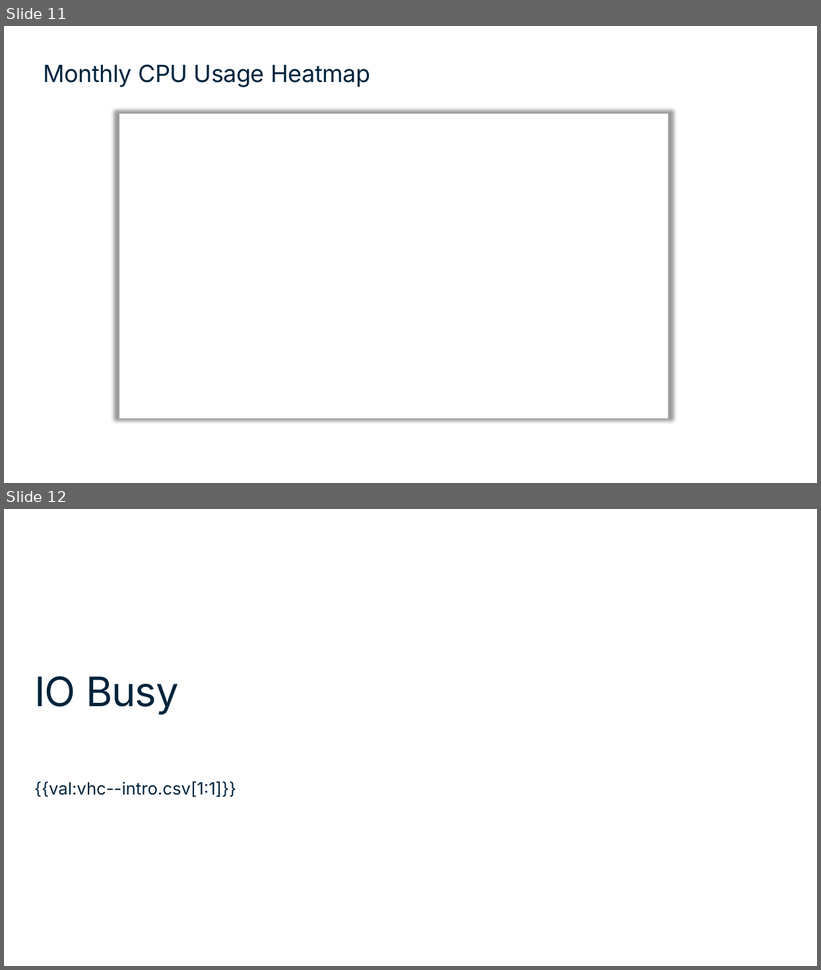
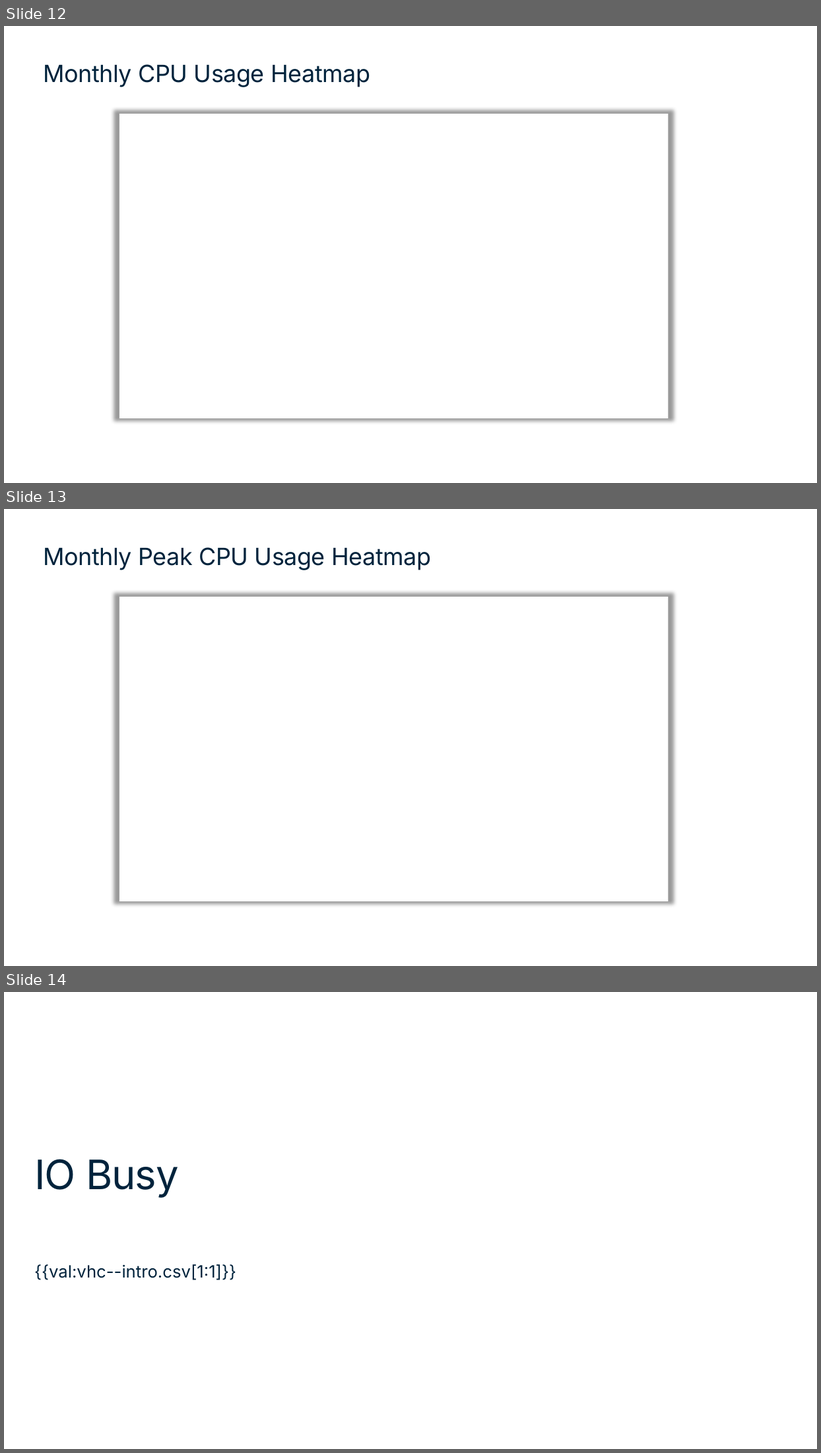
Before and after one commit to tdcoa/systasks, a slide deck: Solutions/ppt/Vantage Health Check Trends v1.0.pptx. Shown one above the other, each under a label of ours: slides 11 and 12 before the commit, slides 12, 13 and 14 after it. The pictures are 821x970 and 821x1453 pixels, drawn with LibreOffice and Linux fonts; fonts in the diff are those of the drawing; background and template pictures are left out. Boxes give left, top, right and bottom in pixels: in the first picture for what was removed or moved away, otherwise in the second. Text is boxed around its words. In the diff, an @@ line names an element or a change of style, - is before the commit and + after.

```diff
--- a/Solutions/ppt/Vantage Health Check Trends v1.0.pptx
+++ b/Solutions/ppt/Vantage Health Check Trends v1.0.pptx
@@ slide 13 added at [4,509,817,966], background #FFFFFF @@
@@ title added at [43,547,431,570], 28 pt, text #00233C @@
+Monthly Peak CPU Usage Heatmap
@@ rectangle added at [120,597,668,902], fill #FFFFFF @@
@@ what was slide 11 is now slide 12 @@
@@ what was slide 12 is now slide 14 @@
```
Also in this commit, not shown: 1 slide changed, 1 other slide added, 3 other files.
